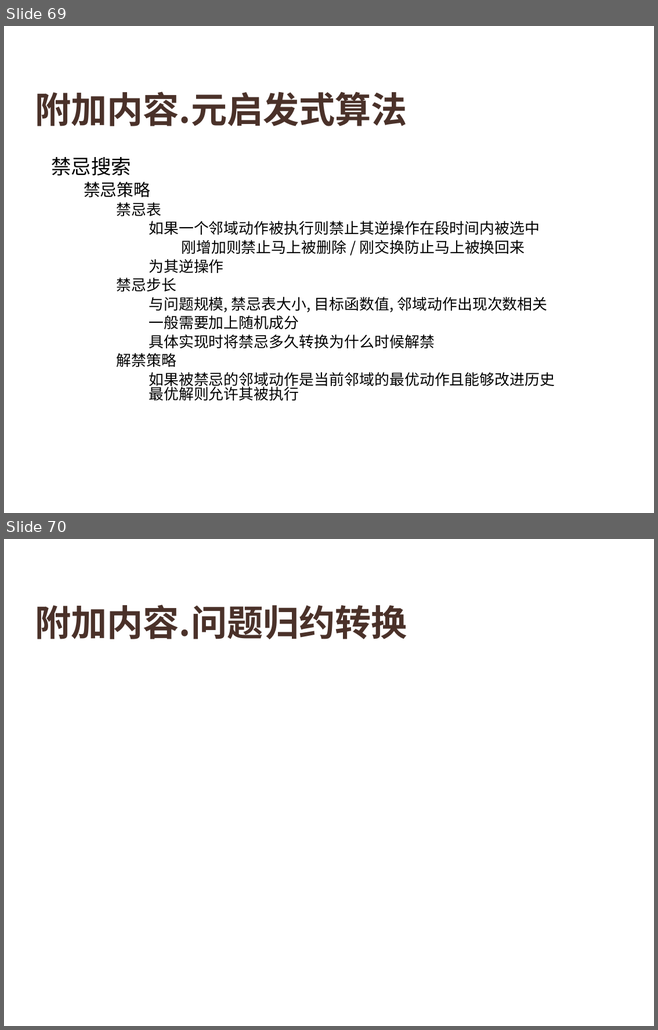
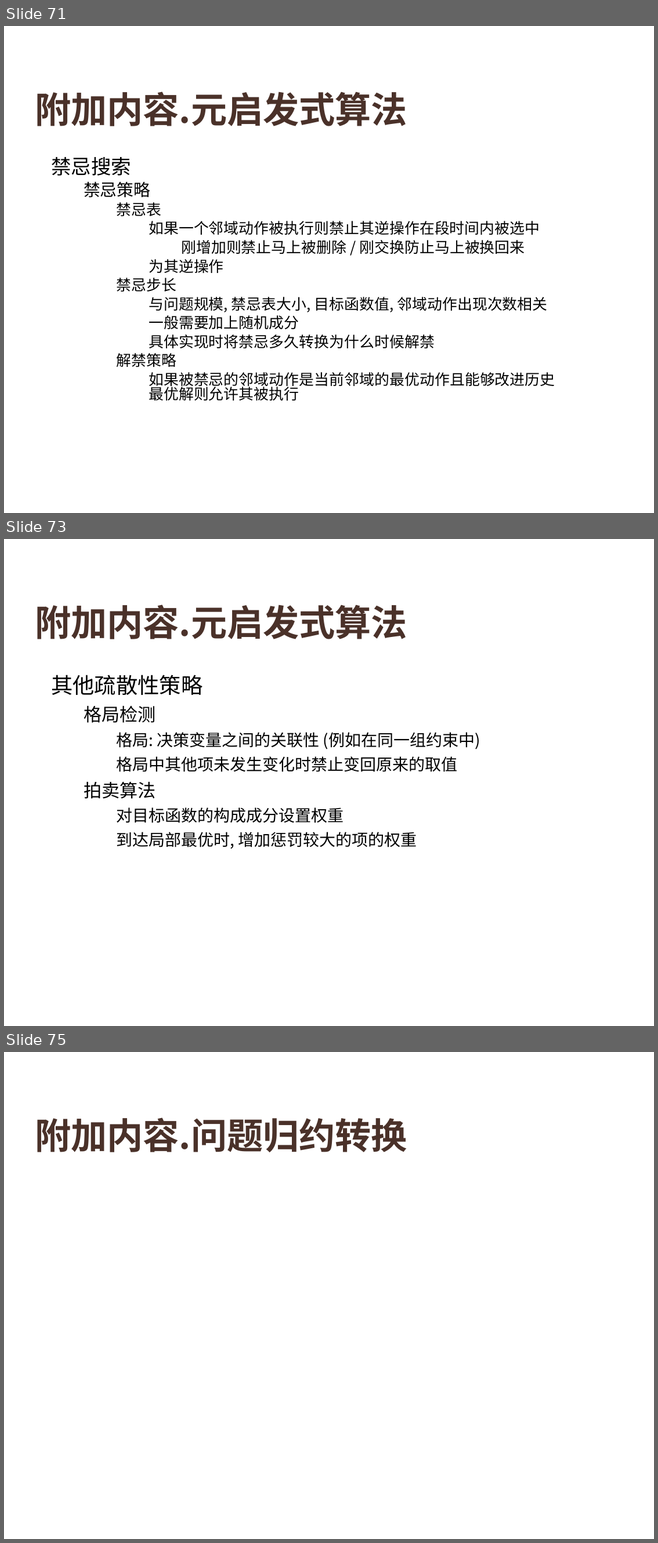
Before and after one commit to HUST-Smart/Training, a slide deck: [1.4] 组合优化问题的数学建模.pptx. Shown one above the other, each under a label of ours: slides 69 and 70 before the commit, slides 71, 73 and 75 after it; the slides between them are not shown. The pictures are 658x1030 and 658x1543 pixels, drawn with LibreOffice and Linux fonts; fonts in the diff are those of the drawing; grey boxes stand for pictures; background and template pictures are left out. Boxes give left, top, right and bottom in pixels: in the first picture for what was removed or moved away, otherwise in the second. Text is boxed around its words. In the diff, an @@ line names an element or a change of style, - is before the commit and + after.

```diff
--- a/[1.4] 组合优化问题的数学建模.pptx
+++ b/[1.4] 组合优化问题的数学建模.pptx
@@ slide 73 added at (4, 539, 654, 1026), background picture (left out) @@
@@ title added at (35, 605, 407, 639), 40 pt, text #4A3128, bold @@
+附加内容.元启发式算法
@@ text added at (51, 675, 480, 849), 18 pt, text #000000 @@
+• 其他疏散性策略
+  • 格局检测
+    • 格局: 决策变量之间的关联性 (例如在同一组约束中)
+    • 格局中其他项未发生变化时禁止变回原来的取值
+  • 拍卖算法
+    • 对目标函数的构成成分设置权重
+    • 到达局部最优时, 增加惩罚较大的项的权重
@@ what was slide 69 is now slide 71 @@
@@ what was slide 70 is now slide 75 @@
```
Also in this commit, not shown: 4 slides changed, 4 other slides added, 2 other files.
